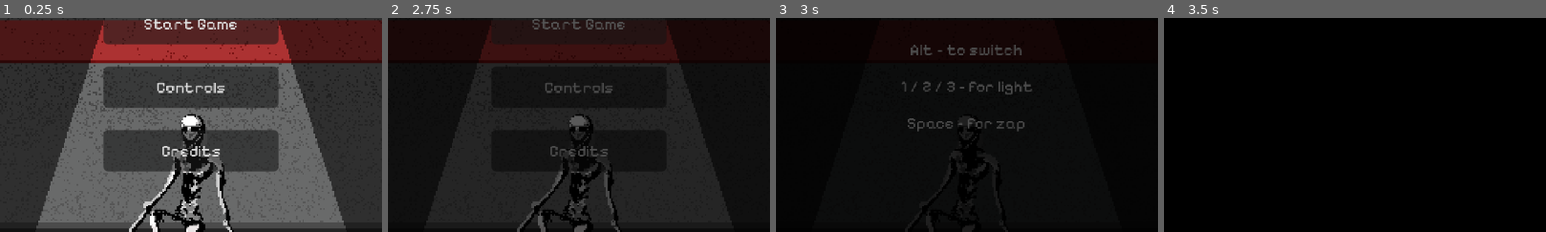
Above: before the commit, frames 1-4 (left to right).
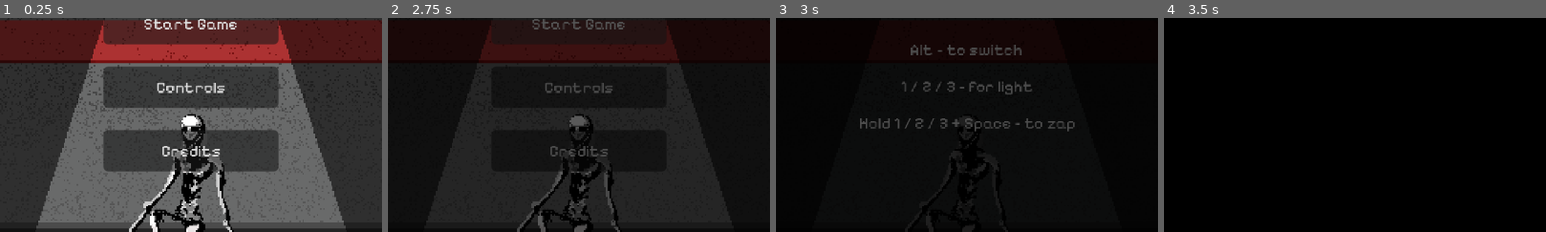
Above: after the commit, the same moments.

Repository: DarylBarrel1/human-error
Game: Godot game, scene res://scenes/menu.tscn
The game is run twice, just before and just after one commit, with the same random seed, the same clock (stepped at 60 frames per second) and the same inputs.
Inputs:
- Up to frame 1 (0.25 s): no input
- Up to frame 2 (2.75 s): click "Start Game" at 0.5 s; click "Start Game" at 1.25 s; click "Start Game" at 2 s
- Up to frame 3 (3 s): click "Controls" at 2.75 s
- Up to frame 4 (3.5 s): no input
The pictures show only the part of the screen within x 25-75%, y 34-84%; the shares and areas given below are measured in that part.

Frames 1-2 are identical in both runs. In frame 3, 1.0% of the frame differs, in the area x 22-79%, y 46-54%; in frame 4, nothing differs.

Commit message:
change the text of  control

Diff:
--- a/scenes/menu.tscn
+++ b/scenes/menu.tscn
@@ -229,7 +229,7 @@
 layout_mode = 2
 theme_override_fonts/font = ExtResource("4_13sgg")
 theme_override_font_sizes/font_size = 10
-text = "Space – for zap"
+text = "Hold 1 / 2 / 3 + Space – to zap"
 horizontal_alignment = 1
 
 [node name="BackButton" type="Button" parent="ControlsPanel" unique_id=786587844]
Not shown, added: assets/objects/monster_face.png.import
